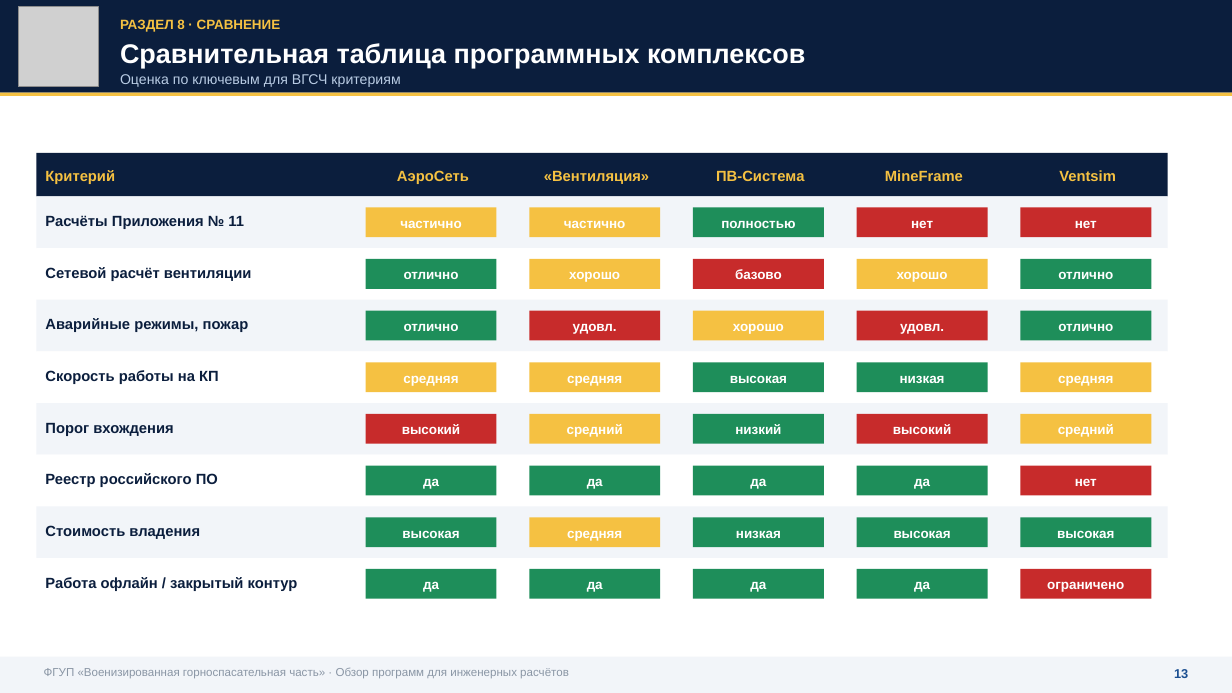
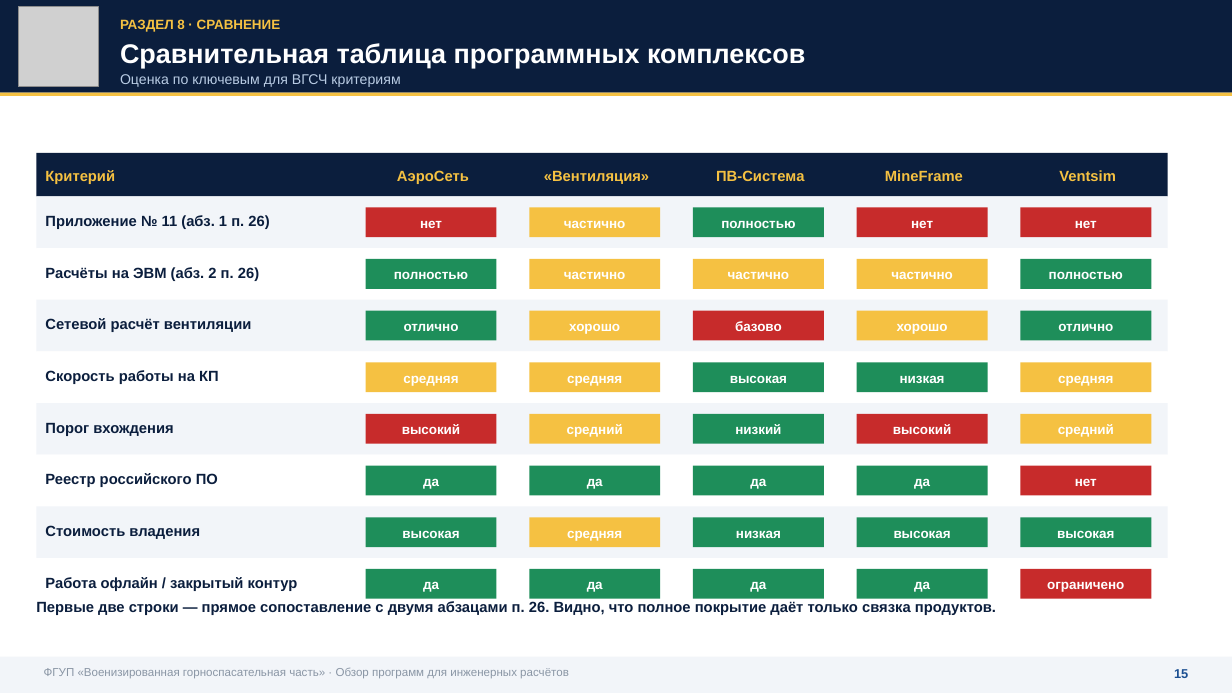
Before and after one commit to pvsistema/ventilation-system-design, a slide deck: slide 16 of public/VGSCH-doklad-PO-inzhenernye-raschety.pptx (slide 14 before the commit). Drawn at 1232x693 pixels with LibreOffice and Linux fonts; fonts in the diff are those of the drawing; grey boxes stand for pictures. Boxes give left, top, right and bottom in pixels: in the first picture for what was removed or moved away, otherwise in the second. Text is boxed around its words. In the diff, an @@ line names an element or a change of style, - is before the commit and + after.

```diff
--- a/public/VGSCH-doklad-PO-inzhenernye-raschety.pptx
+++ b/public/VGSCH-doklad-PO-inzhenernye-raschety.pptx
@@ rectangle at bbox=[366, 207, 497, 237]: fill #F5C142 to #C72B2B @@
@@ text at bbox=[45, 215, 269, 229]: text changed @@
-Расчёты Приложения № 11
+Приложение № 11 (абз. 1 п. 26)
@@ text at bbox=[420, 221, 442, 228]: text changed @@
-частично
+нет
@@ text added at bbox=[45, 267, 259, 281], 11.5 pt, text #0B1E3D, bold @@
+Расчёты на ЭВМ (абз. 2 п. 26)
@@ text at bbox=[394, 271, 468, 279]: text changed @@
-отлично
+полностью
@@ text added at bbox=[564, 272, 625, 279], 10.5 pt, text #FFFFFF, bold @@
+частично
@@ text added at bbox=[728, 272, 789, 279], 10.5 pt, text #FFFFFF, bold @@
+частично
@@ text added at bbox=[891, 272, 952, 279], 10.5 pt, text #FFFFFF, bold @@
+частично
@@ text at bbox=[1049, 271, 1123, 279]: text changed @@
-отлично
+полностью
@@ text removed at bbox=[45, 318, 249, 332] @@
-Аварийные режимы, пожар
@@ text removed at bbox=[573, 323, 617, 334] @@
-удовл.
@@ rectangle at bbox=[693, 311, 824, 340]: fill #F5C142 to #C72B2B @@
@@ text removed at bbox=[733, 324, 784, 334] @@
-хорошо
@@ fill #C72B2B to #F5C142 in 3 elements at bbox=[693, 259, 824, 288], bbox=[530, 311, 661, 340], bbox=[857, 311, 988, 340] @@
@@ 4 texts: place and size @@
-4 texts at bbox=[45, 267, 948, 282]
+4 texts at bbox=[45, 318, 948, 334]
@@ text removed at bbox=[900, 323, 944, 334] @@
-удовл.
@@ text added at bbox=[36, 601, 996, 615], 11.5 pt, text #0B1E3D, bold @@
+Первые две строки — прямое сопоставление с двумя абзацами п. 26. Видно, что полное покрытие даёт только связка продуктов.
@@ text at bbox=[1174, 669, 1188, 678]: text changed @@
-13
+15
```
Also in this commit, not shown: 17 other slides changed, 3 slides added, 1 slide removed.
